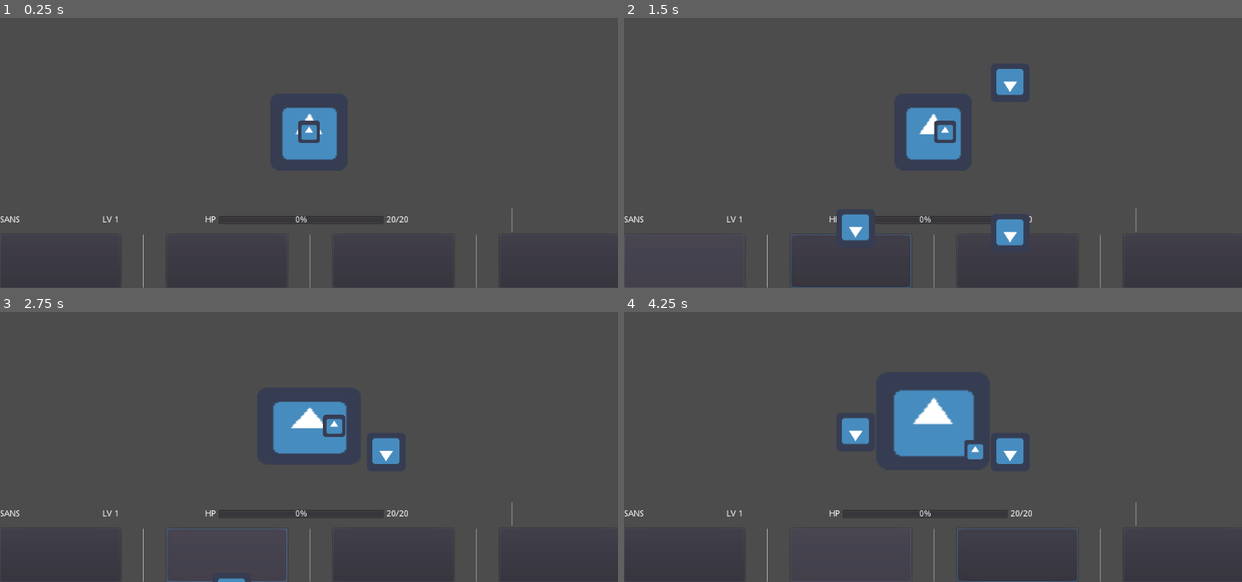
Above: before the commit, frames 1-4 (two rows, left to right).
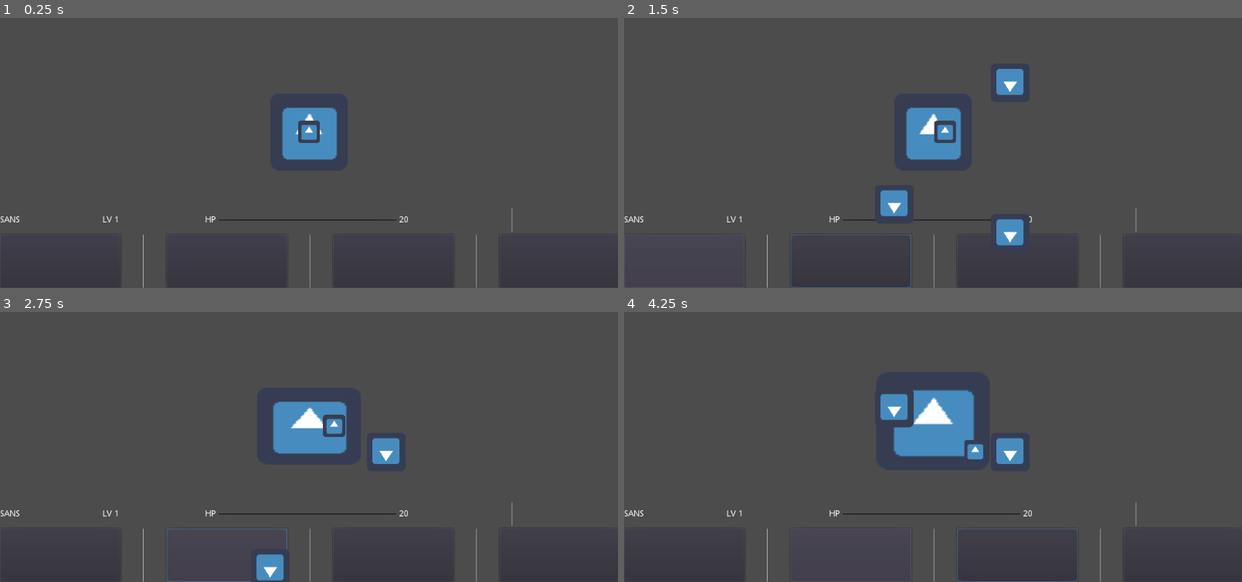
Above: after the commit, the same moments.

Repository: PanquecaFuriosa/minijuego_DELU
Game: Godot game, scene res://Fightscene.tscn
Two runs of this game, one before a commit and one after it. Both use one fixed random seed, a clock stepped at 60 frames per second and the inputs below. This scene is started directly instead of the project's main scene. The engine's default icon, where the game draws it, is replaced by a stand-in: a white triangle on a blue panel in a dark square.
Inputs (mouse positions are in pixels of both pictures, inside the frame that each line leads up to):
- Up to frame 1 (0.25 s): no input
- Up to frame 2 (1.5 s): click (685, 261) at 0.5 s; hold Right (move_right) from 1.28 s (still down)
- Up to frame 3 (2.75 s): release Right (move_right) at 2 s; click (228, 555) at 2 s
- Up to frame 4 (4.25 s): hold Down (move_down) 2.78-3.53 s; hold Right (move_right) from 3.53 s (still down)

The runs differ from the first frame. In frame 1, 0.2% of the frame differs, in the area x 35-65%, y 73-77%; in frame 2, 1.0%; in frame 3, 0.7%; in frame 4, 1.1%, in the area x 35-65%, y 28-77%.

Commit message:
H e a l t h bar

Diff:
--- a/Mini_Undertale/Fightscene.tscn
+++ b/Mini_Undertale/Fightscene.tscn
@@ -12,10 +12,6 @@
 [node name="Sprite" type="Sprite" parent="."]
 position = Vector2( 512, 168 )
 
-[node name="GUI" parent="." instance=ExtResource( 1 )]
-margin_right = 1028.0
-margin_bottom = 600.0
-
 [node name="TheBox" parent="." instance=ExtResource( 2 )]
 position = Vector2( 620, 330 )
 scale = Vector2( 2, 2 )
@@ -25,11 +21,15 @@
 scale = Vector2( 0.571428, 0.571428 )
 speed = 100.0
 
+[node name="GUI" parent="." instance=ExtResource( 1 )]
+margin_right = 1028.0
+margin_bottom = 600.0
+
 [node name="Commander" type="Node2D" parent="."]
 script = ExtResource( 4 )
 Projectile1 = ExtResource( 5 )
 
 [node name="Spawner0" parent="Commander" instance=ExtResource( 6 )]
-position = Vector2( 384, 256 )
+position = Vector2( 448, 216 )
 
 [node name="Spawner1" parent="Commander" instance=ExtResource( 6 )]
--- a/Mini_Undertale/Health.gd
+++ b/Mini_Undertale/Health.gd
@@ -15,6 +15,7 @@
 	#actualiza el singleton y envia la señal
 	PlayerVariables.current_hp = current_hp
 	emit_signal("Update_Health")
+	print(current_hp)
 
 	if current_hp == 0:
 		Die()
--- /dev/null
+++ b/Mini_Undertale/Scripts/ProgressBar.gd
@@ -0,0 +1,21 @@
+extends HBoxContainer
+
+
+
+onready var player = get_node("/root/Fightscene/Player")
+onready var Bar = $'ProgressBar'
+onready var Number = $'Number'
+# Called when the node enters the scene tree for the first time.
+func _ready():
+	#conectarse a la señal que emite player
+	player.get_node('Health').connect('Update_Health',self,'_Player_Update_Health')
+
+	#valores iniciales
+	Bar.set_max(PlayerVariables.max_hp)
+	Bar.set_value(PlayerVariables.current_hp)
+	Number.text = str(PlayerVariables.current_hp)
+
+func _Player_Update_Health():
+	#actualiza la vida en ehta barra
+	Bar.set_value(PlayerVariables.current_hp)
+	Number.text = str(PlayerVariables.current_hp)
--- a/Mini_Undertale/fightgui.tscn
+++ b/Mini_Undertale/fightgui.tscn
@@ -1,8 +1,13 @@
-[gd_scene format=2]
+[gd_scene load_steps=2 format=2]
+
+[ext_resource path="res://Scripts/ProgressBar.gd" type="Script" id=1]
 
 [node name="VBoxContainer" type="VBoxContainer"]
 anchor_right = 1.0
 anchor_bottom = 1.0
+__meta__ = {
+"_edit_use_anchors_": false
+}
 
 [node name="VBoxContainer" type="VBoxContainer" parent="."]
 margin_right = 1024.0
@@ -72,6 +77,7 @@
 [node name="HBoxContainer" type="HBoxContainer" parent="MarginContainer/HBoxContainer3/HP"]
 margin_right = 335.0
 margin_bottom = 40.0
+script = ExtResource( 1 )
 
 [node name="Label" type="Label" parent="MarginContainer/HBoxContainer3/HP/HBoxContainer"]
 margin_top = 13.0
@@ -81,11 +87,13 @@
 
 [node name="ProgressBar" type="ProgressBar" parent="MarginContainer/HBoxContainer3/HP/HBoxContainer"]
 margin_left = 22.0
-margin_top = 13.0
+margin_top = 19.0
 margin_right = 294.0
-margin_bottom = 27.0
+margin_bottom = 21.0
 size_flags_horizontal = 3
 size_flags_vertical = 4
+max_value = 20.0
+percent_visible = false
 
 [node name="Number" type="Label" parent="MarginContainer/HBoxContainer3/HP/HBoxContainer"]
 margin_left = 298.0
@@ -126,24 +134,24 @@
 
 [node name="VSeparator2" type="VSeparator" parent="Bottons"]
 margin_left = 478.0
-margin_right = 544.0
+margin_right = 545.0
 margin_bottom = 89.0
 size_flags_horizontal = 3
 
 [node name="Button3" type="Button" parent="Bottons"]
-margin_left = 548.0
-margin_right = 748.0
+margin_left = 549.0
+margin_right = 749.0
 margin_bottom = 89.0
 rect_min_size = Vector2( 200, 0 )
 
 [node name="VSeparator3" type="VSeparator" parent="Bottons"]
-margin_left = 752.0
-margin_right = 818.0
+margin_left = 753.0
+margin_right = 819.0
 margin_bottom = 89.0
 size_flags_horizontal = 3
 
 [node name="Button4" type="Button" parent="Bottons"]
-margin_left = 822.0
-margin_right = 1022.0
+margin_left = 823.0
+margin_right = 1023.0
 margin_bottom = 89.0
 rect_min_size = Vector2( 200, 0 )
